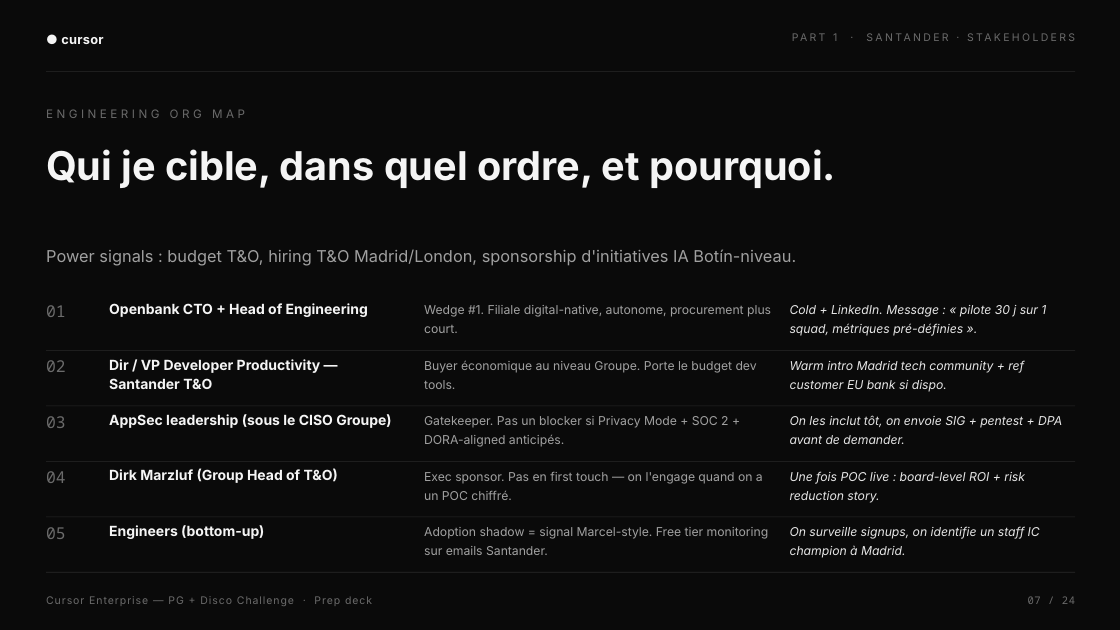
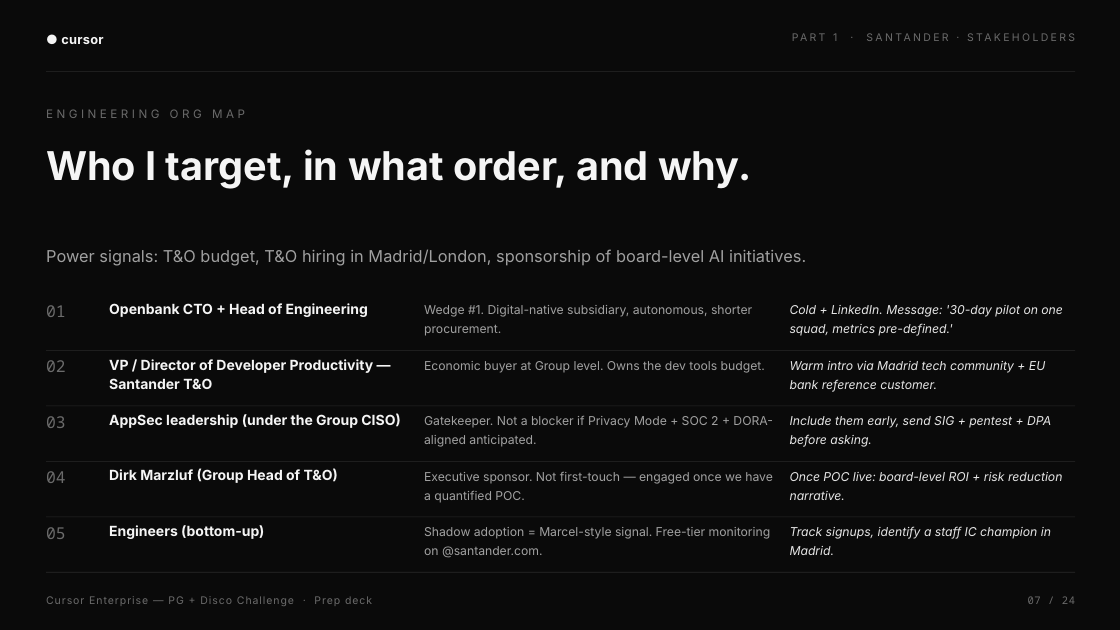
Before and after one commit to heliemonnoyeur-source/media-ae-cockpit, a slide deck: slide 7 of decks/Cursor_Enterprise_Disco_Challenge.pptx. Drawn at 1120x630 pixels with LibreOffice and Linux fonts; fonts in the diff are those of the drawing. Boxes give left, top, right and bottom in pixels: in the first picture for what was removed or moved away, otherwise in the second. Text is boxed around its words. In the diff, an @@ line names an element or a change of style, - is before the commit and + after.

```diff
--- a/decks/Cursor_Enterprise_Disco_Challenge.pptx
+++ b/decks/Cursor_Enterprise_Disco_Challenge.pptx
@@ text at [46, 149, 751, 189]: text changed @@
-Qui je cible, dans quel ordre, et pourquoi.
+Who I target, in what order, and why.
@@ text at [46, 249, 806, 266]: text changed @@
-Power signals : budget T&O, hiring T&O Madrid/London, sponsorship d'initiatives IA Botín-niveau.
+Power signals: T&O budget, T&O hiring in Madrid/London, sponsorship of board-level AI initiatives.
@@ text at [424, 305, 752, 336]: text changed @@
-Wedge #1. Filiale digital-native, autonome, procurement plus court.
+Wedge #1. Digital-native subsidiary, autonomous, shorter procurement.
@@ text at [790, 305, 1063, 336]: text changed @@
-Cold + LinkedIn. Message : « pilote 30 j sur 1 squad, métriques pré-définies ».
+Cold + LinkedIn. Message: '30-day pilot on one squad, metrics pre-defined.'
@@ text at [109, 359, 374, 389]: text changed @@
-Dir / VP Developer Productivity — Santander T&O
+VP / Director of Developer Productivity — Santander T&O
@@ text at [424, 361, 765, 373]: text changed @@
-Buyer économique au niveau Groupe. Porte le budget dev tools.
+Economic buyer at Group level. Owns the dev tools budget.
@@ text at [790, 361, 1045, 392]: text changed @@
-Warm intro Madrid tech community + ref customer EU bank si dispo.
+Warm intro via Madrid tech community + EU bank reference customer.
@@ text at [109, 413, 400, 428]: text changed @@
-AppSec leadership (sous le CISO Groupe)
+AppSec leadership (under the Group CISO)
@@ text at [424, 416, 773, 447]: text changed @@
-Gatekeeper. Pas un blocker si Privacy Mode + SOC 2 + DORA-aligned anticipés.
+Gatekeeper. Not a blocker if Privacy Mode + SOC 2 + DORA-aligned anticipated.
@@ text at [790, 416, 1051, 447]: text changed @@
-On les inclut tôt, on envoie SIG + pentest + DPA avant de demander.
+Include them early, send SIG + pentest + DPA before asking.
@@ text at [424, 472, 773, 503]: text changed @@
-Exec sponsor. Pas en first touch — on l'engage quand on a un POC chiffré.
+Executive sponsor. Not first-touch — engaged once we have a quantified POC.
@@ text at [790, 472, 1062, 500]: text changed @@
-Une fois POC live : board-level ROI + risk reduction story.
+Once POC live: board-level ROI + risk reduction narrative.
@@ text at [424, 527, 771, 558]: text changed @@
-Adoption shadow = signal Marcel-style. Free tier monitoring sur emails Santander.
+Shadow adoption = Marcel-style signal. Free-tier monitoring on @santander.com.
@@ text at [790, 526, 1051, 555]: text changed @@
-On surveille signups, on identifie un staff IC champion à Madrid.
+Track signups, identify a staff IC champion in Madrid.
```
Also in this commit, not shown: 22 other slides changed, 1 slide added, 1 slide removed, 27 other files.
